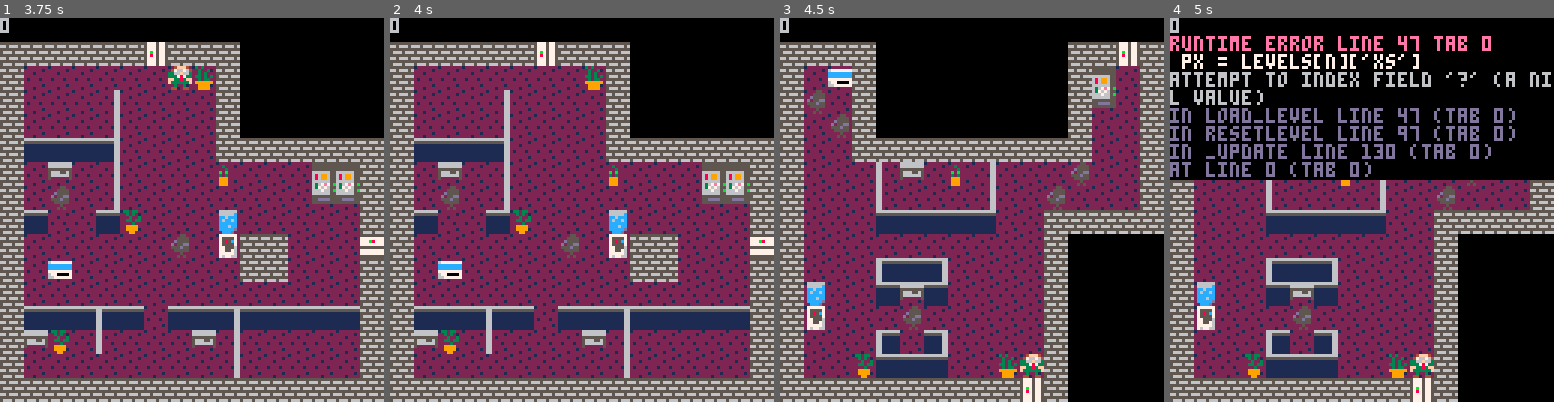
Above: before the commit, frames 1-4 (left to right).
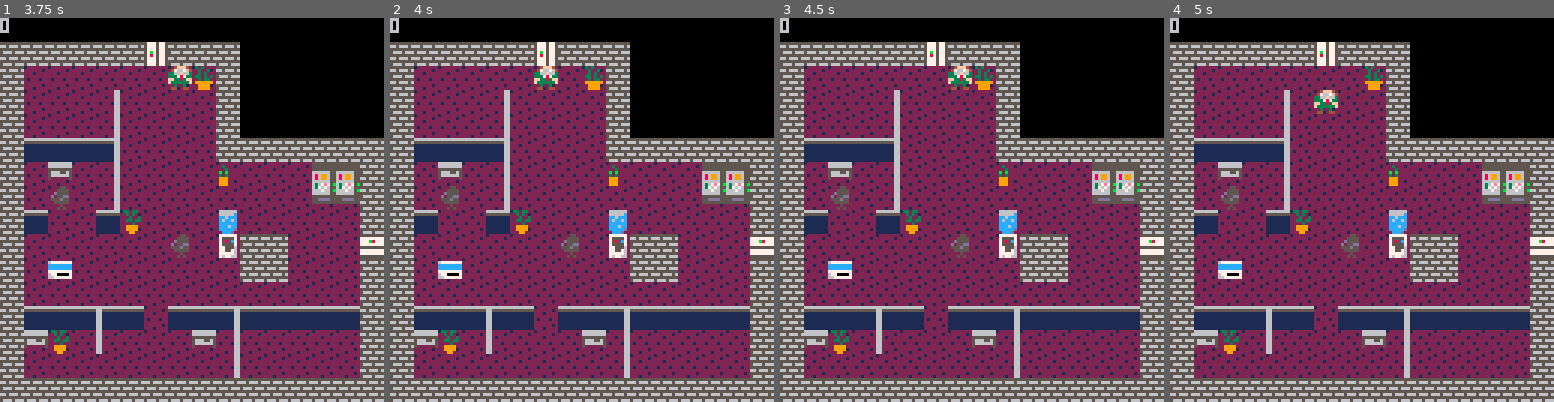
Above: after the commit, the same moments.

Repository: ojlyons/GameDesignProject
Game: PICO-8 cartridge art.p8
Two runs of this game, one before a commit and one after it. Both use one fixed random seed, a clock stepped at 60 frames per second and the inputs below.
Inputs:
- Up to frame 1 (3.75 s): tap O (Z key) at 0.33, 0.7, 1.43, 2.22, 3.1 s; hold Left 1.97-2.37 s; hold Down 2.42-2.82 s; hold Right 2.87-3.53 s; hold Up from 3.58 s (still down)
- Up to frame 2 (4 s): keep holding Up; tap O (Z key) at 3.98 s
- Up to frame 3 (4.5 s): release Up at 4.08 s; hold Right from 4.13 s (still down)
- Up to frame 4 (5 s): release Right at 4.53 s; hold Down from 4.58 s (still down); tap O (Z key) at 4.87 s

Frame 1 is identical in both runs. In frame 2, 0.3% of the frame differs, in the area x 37-44%, y 12-19%; in frame 3, 51%; in frame 4, 57%, in the area x 0-100%, y 4-100%.
Error before the commit: runtime error line 47 tab 0; px = levels[n]['xs']; attempt to index field '?' (a nil value)

Commit message:
removed unneeded variables

Diff:
--- a/art.p8
+++ b/art.p8
@@ -6,11 +6,9 @@
 px = 48
 py = 16
 level = 1
-pspd = 8
 movetime = 0
 timepermove = 10
 cards_total = 1 --total number of cards for a level
-cards_found = 0 --number of cards collected thus far
 enemies = {} --table to store enemies
 sprites = {}
 --sprite values
@@ -55,8 +53,7 @@
 function move(dx,dy)
  local tx = px
  local ty = py
-	if fget(sprites[(tx+dx)/8][(ty+dy)/8]) == 1 then --obstacle
-  level += 1
+ if fget(sprites[(tx+dx)/8][(ty+dy)/8]) == 1 then --obstacle
   return 0
  elseif 34 < sprites[(tx+dx)/8][(ty+dy)/8] and sprites[(tx+dx)/8][(ty+dy)/8] < 40 then --chair
   tx+=dx
@@ -104,34 +101,34 @@
 
 	if level_end then
 		load_level(level)
-	else
+		return
+	end
  	if movetime > 0 then
-  	movetime -= 1
+  	 movetime -= 1
  	end
 
  	if btn(0) and movetime == 0 then
-  	px -= move(-8, 0)
-  	movetime = timepermove
+  	 px -= move(-8, 0)
+  	 movetime = timepermove
  	end
 
  	if btn(1) and movetime == 0 then
-  	px += move(8, 0)
-  	movetime = timepermove
+  	 px += move(8, 0)
+  	 movetime = timepermove
  	end
 
  	if btn(2) and movetime == 0 then
-  	py -= move(0, -8)
-  	movetime = timepermove
+  	 py -= move(0, -8)
+  	 movetime = timepermove
  	end
 
  	if btn(3) and movetime == 0 then
-  	py += move(0, 8)
-  	movetime = timepermove
+  	 py += move(0, 8)
+  	 movetime = timepermove
  	end
 
  	if btn(4) then
- 		resetlevel()
- 	end
+ 	 resetlevel()
 	end
 end
 
